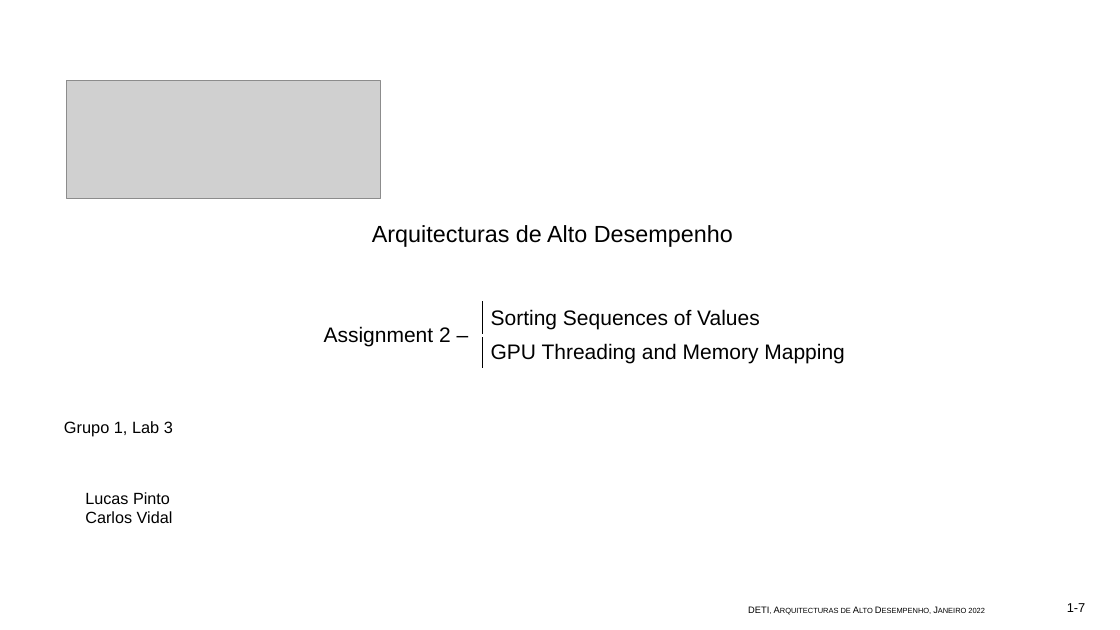
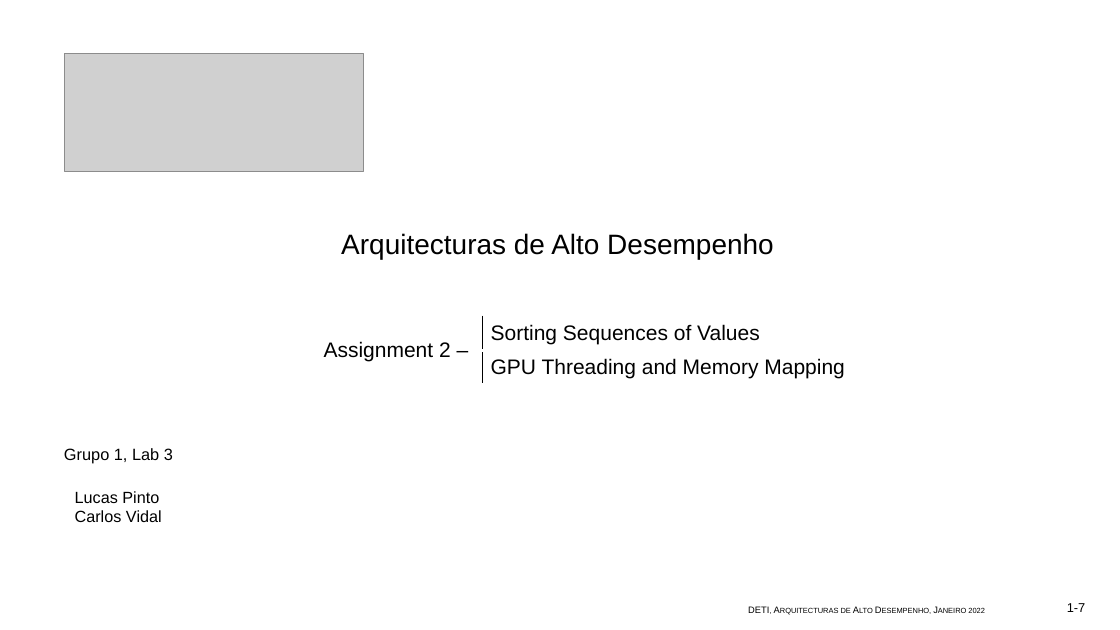
Before and after one commit to Pinto1088/AAD_2022, a slide deck: slide 1 of Assignment2/Apresentação1.pptx. Drawn at 1120x630 pixels with LibreOffice and Linux fonts; fonts in the diff are those of the drawing; grey boxes stand for pictures. Boxes give left, top, right and bottom in pixels: in the first picture for what was removed or moved away, otherwise in the second. Text is boxed around its words. In the diff, an @@ line names an element or a change of style, - is before the commit and + after.

```diff
--- a/Assignment2/Apresentação1.pptx
+++ b/Assignment2/Apresentação1.pptx
@@ picture: place and size @@
-picture at [66, 81, 381, 198]
+picture at [64, 54, 363, 171]
@@ text "Arquitecturas de Alto Desempenho": place and size @@
-text "Arquitecturas de Alto Desempenho" at [372, 225, 733, 247]
+text "Arquitecturas de Alto Desempenho" at [341, 233, 774, 259]
@@ text "Arquitecturas de Alto Desempenho" at [341, 233, 774, 259]: size 20 to 24 pt @@
@@ table: place and size @@
-table at [315, 302, 855, 370]
+table at [315, 316, 855, 384]
@@ text "Grupo 1, Lab 3": place and size @@
-text "Grupo 1, Lab 3" at [64, 421, 173, 437]
+text "Grupo 1, Lab 3" at [64, 448, 173, 463]
@@ text "Lucas Pinto": place and size @@
-text "Lucas Pinto" at [85, 492, 173, 523]
+text "Lucas Pinto" at [75, 491, 162, 522]
```
Also in this commit, not shown: 1 other slide changed.
